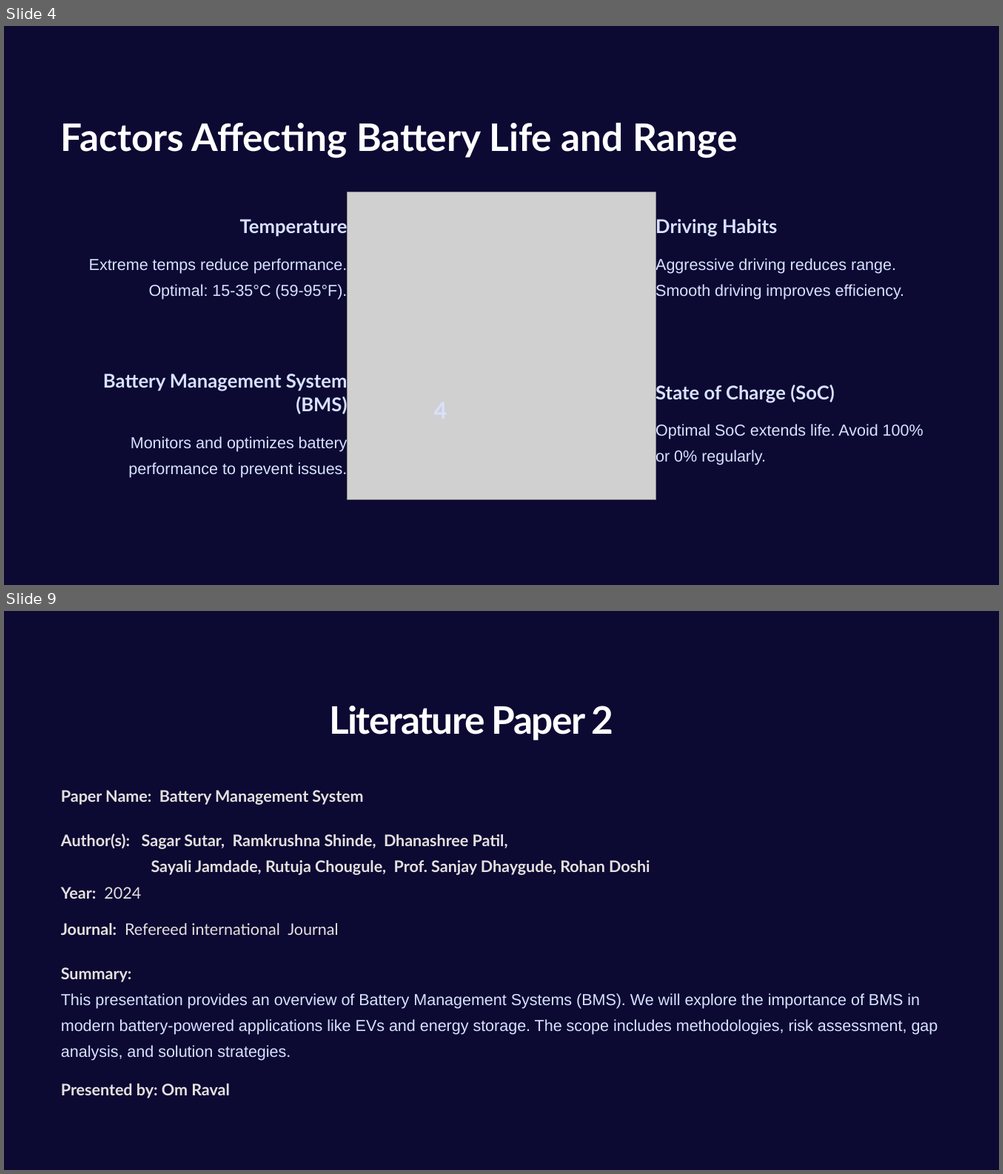
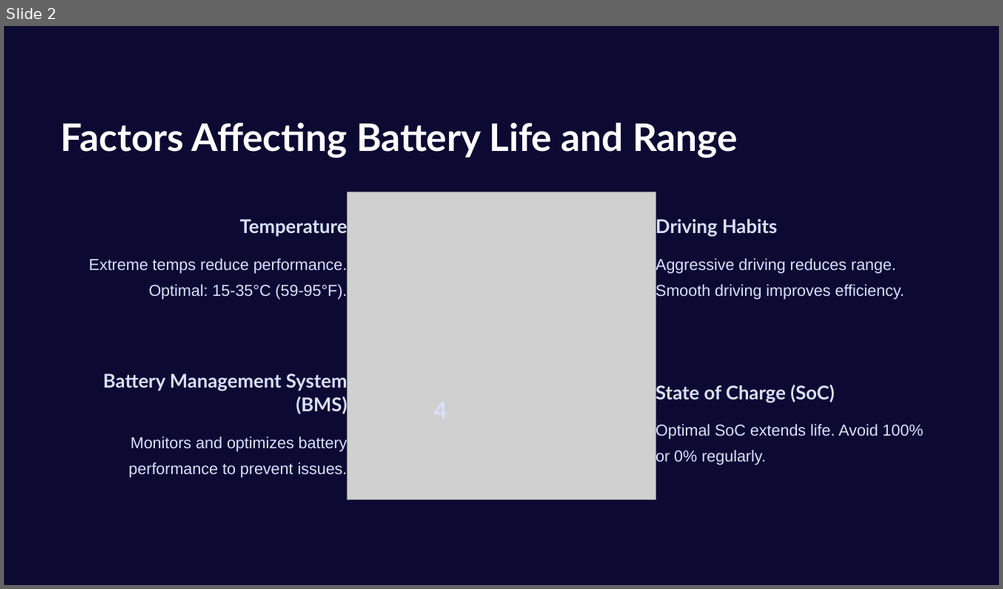
Before and after one commit to parvabarbhaya/EV_project, a slide deck: capstone_project_ppt.pptx. Shown one above the other, each under a label of ours: slides 4 and 9 before the commit, slide 2 after it; the slides between them are not shown. The pictures are 1003x1174 and 1003x589 pixels, drawn with LibreOffice and Linux fonts; fonts in the diff are those of the drawing; grey boxes stand for pictures; background and template pictures are left out. Boxes give left, top, right and bottom in pixels: in the first picture for what was removed or moved away, otherwise in the second. Text is boxed around its words. In the diff, an @@ line names an element or a change of style, - is before the commit and + after.

```diff
--- a/capstone_project_ppt.pptx
+++ b/capstone_project_ppt.pptx
@@ slide 9 removed at [4, 611, 999, 1170], background gradient #C1D5DE to #C8DAE2 to #FFFFFF; not listed: 1 template element that a slide beside it also shows @@
@@ text removed at [329, 706, 613, 741] @@
-Literature Paper 2
@@ text removed at [61, 790, 363, 805] @@
-Paper Name: Battery Management System
@@ text removed at [61, 834, 650, 875] @@
-Author(s): Sagar Sutar, Ramkrushna Shinde, Dhanashree Patil,
-Sayali Jamdade, Rutuja Chougule, Prof. Sanjay Dhaygude, Rohan Doshi
@@ text removed at [61, 887, 141, 899] @@
-Year: 2024
@@ text removed at [61, 923, 338, 935] @@
-Journal: Refereed international Journal
@@ text removed at [61, 968, 938, 1061] @@
-Summary:
-This presentation provides an overview of Battery Management Systems (BMS). We will explore the importance of BMS in modern battery-powered applications like EVs and energy storage. The scope includes methodologies, risk assessment, gap analysis, and solution strategies.
@@ text removed at [61, 1084, 230, 1099] @@
-Presented by: Om Raval
@@ what was slide 4 is now slide 2 @@
```
Also in this commit, not shown: 2 slides changed, 7 slides added, 26 other slides removed.
